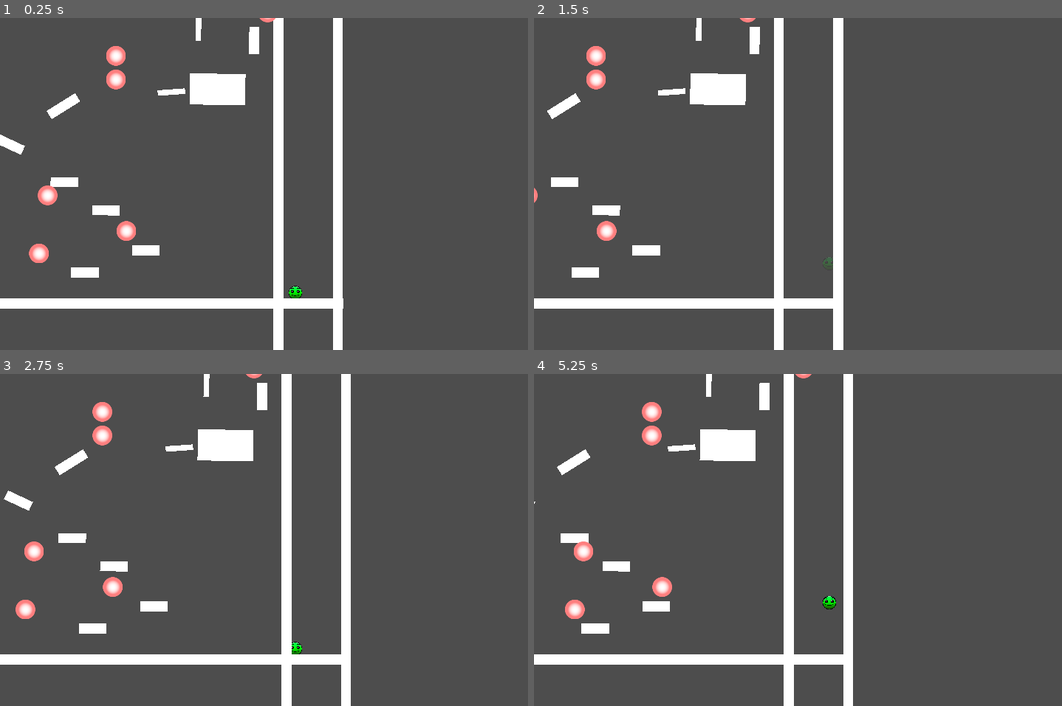
Above: before the commit, frames 1-4 (two rows, left to right).
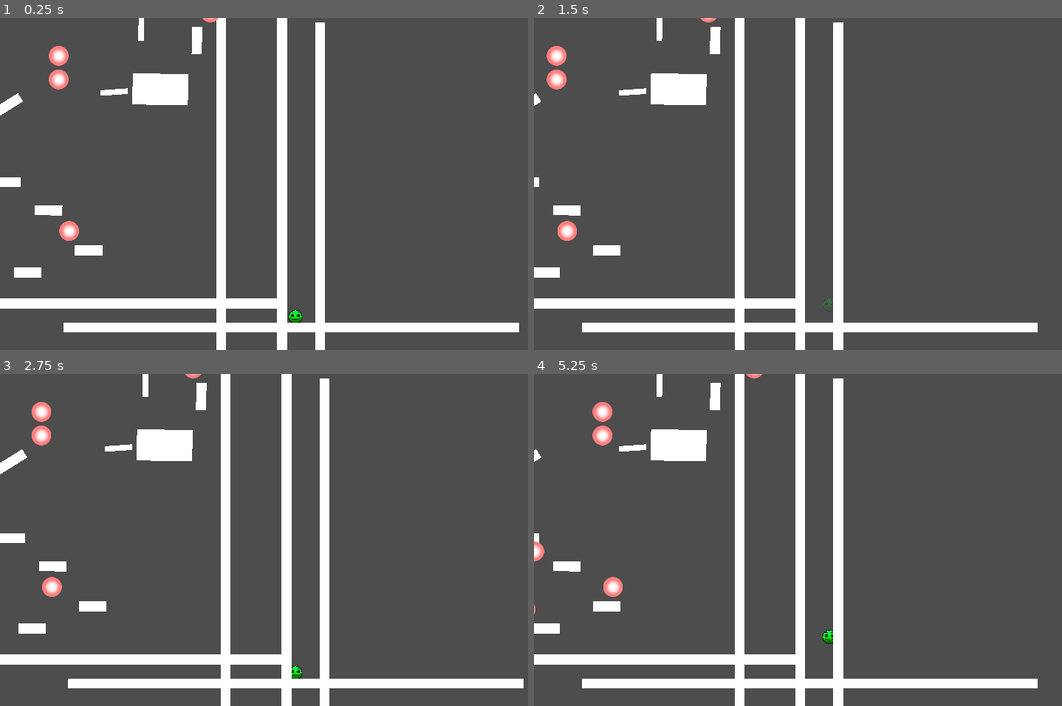
Above: after the commit, the same moments.

Repository: ReusableChopsticks/BreakoutBossfight
Game: Godot game, scene res://scenes/level_1/level.tscn
The game is run twice, just before and just after one commit, with the same random seed, the same clock (stepped at 60 frames per second) and the same inputs.
Inputs:
- Up to frame 1 (0.25 s): no input
- Up to frame 2 (1.5 s): hold Z (jump) 0.53-1.28 s; hold Right (move_right) from 0.53 s (still down); tap C (dash) at 1.35 s
- Up to frame 3 (2.75 s): tap Z (jump) at 1.52, 1.55, 1.82 s; release Right (move_right) at 2.03 s; hold Left (move_left) from 2.03 s (still down); hold Z (jump) from 2.03 s (still down)
- Up to frame 4 (5.25 s): release Left (move_left) at 2.78 s; release Z (jump) at 2.78 s; hold Right (move_right) 2.78-4.28 s; tap C (dash) at 2.85, 4.35 s; tap Z (jump) at 3.02, 3.05, 3.32, 4.52, 4.55, 4.82 s; hold Z (jump) 3.53-4.28 s; hold Left (move_left) 4.28-5.03 s; hold Right (move_right) from 5.03 s (still down); hold Z (jump) from 5.03 s (still down)

The runs differ from the first frame. In frame 1, 14% of the frame differs, in the area x 0-99%, y 0-100%; in frame 2, 12%; in frame 3, 13%; in frame 4, 16%, in the area x 0-96%, y 0-100%.

Commit message:
wjump doesnt work. saving before restarting

Diff:
--- a/entities/player/player.gd
+++ b/entities/player/player.gd
@@ -1,5 +1,5 @@
 extends CharacterBody2D
-
+var i = 0
 #region Movement
 @export_group("Movement")
 @export_subgroup("Basic Controls")
@@ -49,7 +49,10 @@
 var can_hold_jump: bool = true
 # allow player to jump if they press key before hitting ground
 var has_buffer: bool = false
-var has_coyote: bool = false
+var has_coyote: bool = false:
+	set(val):
+		has_coyote = val
+		#print(val)
 var is_jumping = false
 var can_dash = true
 var is_dashing = false
@@ -86,7 +89,7 @@
 	if Input.is_action_just_pressed("jump") and not is_on_floor():
 		has_buffer = true
 		buffer_timer.start()
-	elif Input.is_action_just_pressed("jump") and is_on_wall_only():
+	elif Input.is_action_just_pressed("jump") and not is_on_wall_only():
 		has_wall_jump_buffer = true
 		wall_jump_buffer_timer.start()
 
@@ -101,6 +104,8 @@
 	# Hold jump to go higher
 	elif is_jumping and Input.is_action_pressed("jump") and can_hold_jump and not is_on_ceiling():
 		velocity.y = jump_velocity
+		print(i)
+		i += 1
 	# bump head = stop jump
 	if is_on_ceiling():
 		release_jump()
@@ -127,21 +132,25 @@
 var last_wall_normal = Vector2.ZERO
 func handle_wall_jump():
 	if is_wall_jumping:
-		if signf(wall_normal.x) != signf(last_wall_normal.x):
-			release_jump()
-		else:
-			velocity.x = wall_jump_pushback * last_wall_normal.x
+		#if signf(wall_normal.x) != signf(last_wall_normal.x):
+			#release_jump()
+		#if is_on_wall_only():
+			#release_jump()
+		#else:
+			#velocity.x = wall_jump_pushback * last_wall_normal.x
+		velocity.x = wall_jump_pushback * last_wall_normal.x
+		print(last_wall_normal.x)
 	if is_on_wall_only():
 		# wall slide
 		if (Input.is_action_pressed("move_left") or Input.is_action_pressed("move_right")):
 			velocity.y = lerpf(velocity.y, max_wall_slide_velocity, wall_slide_lerp)
-		#FIXME: ricochete issue still persists
-		if (Input.is_action_just_pressed("jump") or has_buffer or has_coyote) and not is_jumping:
-			execute_jump()
-			is_wall_jumping = true
-			last_wall_normal = wall_normal
-			$Timers/WallJumpXBoostTimer.start()
-		# prevents jump into wall -> stick and hold jump -> let go and launch again. weird movement
+			#FIXME: ricochete issue still persists
+			if (Input.is_action_just_pressed("jump") or has_buffer or has_coyote) and not is_jumping:
+				execute_jump()
+				is_wall_jumping = true
+				last_wall_normal = wall_normal
+				$Timers/WallJumpXBoostTimer.start()
+			# prevents jump into wall -> stick and hold jump -> let go and launch again. weird movement
 		if (Input.is_action_just_released("move_left") or Input.is_action_just_released("move_right")):
 			release_jump()
 #endregion
--- a/entities/player/player.tscn
+++ b/entities/player/player.tscn
@@ -120,21 +120,27 @@
 
 [node name="JumpHoldTimer" type="Timer" parent="Timers"]
 wait_time = 0.4
+one_shot = true
 
 [node name="CoyoteTimer" type="Timer" parent="Timers"]
 wait_time = 0.1
+one_shot = true
 
 [node name="BufferTimer" type="Timer" parent="Timers"]
 wait_time = 0.3
+one_shot = true
 
 [node name="WallJumpBufferTimer" type="Timer" parent="Timers"]
 wait_time = 0.1
+one_shot = true
 
 [node name="WallJumpXBoostTimer" type="Timer" parent="Timers"]
 wait_time = 0.38
+one_shot = true
 
 [node name="DashCooldownTimer" type="Timer" parent="Timers"]
 wait_time = 0.2
+one_shot = true
 
 [node name="Animators" type="Node" parent="."]
 
--- a/scenes/level_1/level.tscn
+++ b/scenes/level_1/level.tscn
@@ -7,7 +7,7 @@
 [node name="Level" type="Node2D"]
 
 [node name="Player" parent="." instance=ExtResource("1_37hb1")]
-position = Vector2(1327, 673)
+position = Vector2(1513, 776)
 move_speed = 500
 max_fall_velocity = 1000
 wall_jump_pushback = 300.0
@@ -21,10 +21,17 @@
 position = Vector2(1272, 479)
 
 [node name="LeftWall19" parent="." instance=ExtResource("2_loud2")]
-position = Vector2(1465, 553)
+position = Vector2(1470, 548)
+
+[node name="LeftWall21" parent="." instance=ExtResource("2_loud2")]
+position = Vector2(1593, 576)
 
 [node name="LeftWall2" parent="." instance=ExtResource("2_loud2")]
 position = Vector2(741, 749)
+rotation = 1.5708
+
+[node name="LeftWall20" parent="." instance=ExtResource("2_loud2")]
+position = Vector2(1500, 827)
 rotation = 1.5708
 
 [node name="LeftWall3" parent="." instance=ExtResource("2_loud2")]
